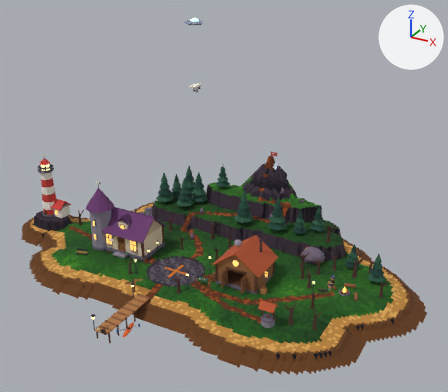
The glTF model public/models/island.glb as it was, and as the next commit left it.
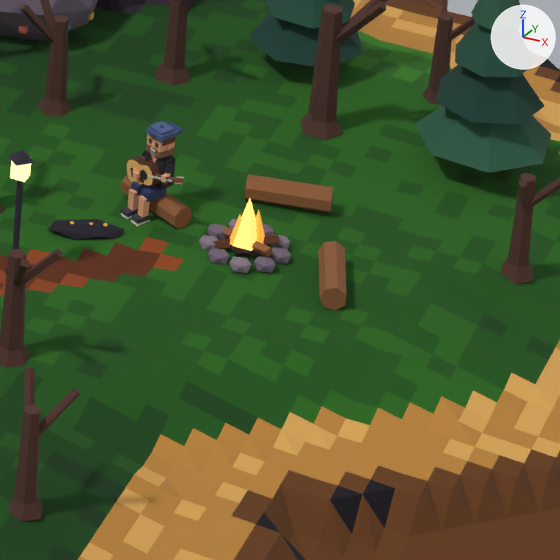
Old and new are each drawn whole from a camera (50 mm lens) standing at (50.5, -82.5, 53.7) and looking at (5.8, -1.3, 13.2) and again close up on the part from 69% to 86% of the width and 66% to 85% of the height. The lights are fixed; the arrows at upper right show +X, +Y and +Z. The first two pictures are the older version. Where no turn or scale is listed for an object, it has been applied to the vertices. Vertices at exactly the same position are counted once.

The first close-up shows 'boulder.001', 'campfire_base', 'log.003', 'pine', 'pine.001', 'terrain', 'trunk.002', 'trunk.007', 'trunk.009', 'trunk.018', 'trunk.021', 'vincent.001' and 10 more.
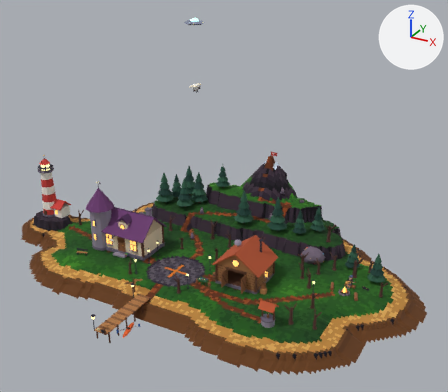
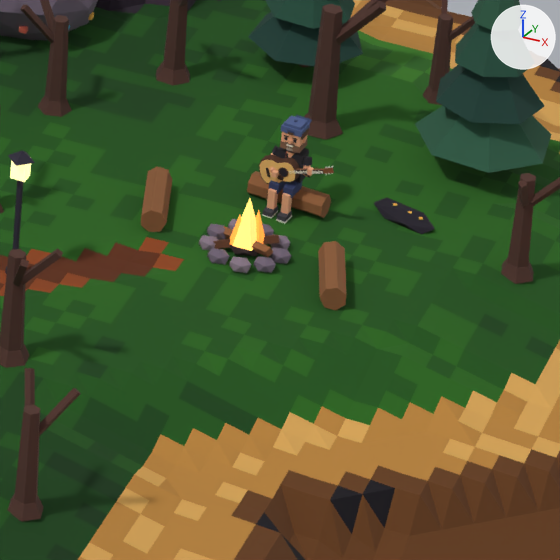
ob_vincent is not drawn itself; it is the parent of ob_arm_strum, ob_guitar, ob_vincent_001.
ob_guitar_case is not drawn itself; it is the parent of ob_guitar_case_001.
ob_log_002 is not drawn itself; it is the parent of ob_log_003.

Patch to the scene script:
```diff
--- a/public/models/island.glb.py
+++ b/public/models/island.glb.py
@@ me_vincent @@
 # used by ob_vincent_001; parent = ob_vincent; location = (0.0, 0.0, 0.0)
-me_vincent.from_pydata(...)  # 332 vertices, 500 faces; spans x -0.85..0.85, y -0.74..0.46, z 0.0..2.09
+me_vincent.from_pydata(...)  # 148 vertices, 224 faces; spans x -0.85..0.85, y -0.74..0.26, z 0.0..1.49
+# me_vincent part 1: 23 loose pieces with 184 vertices, spanning x -0.26..0.24, y -0.74..0.46, z 0.0..2.09, are deleted
 me_vincent.materials.append(mat_c_8a5a36)
@@ me_vincent @@
 me_vincent.materials.append(mat_c_b5562d)
-me_vincent.materials.append(mat_c_7a5a44)  # brown #7a5a44
-me_vincent.materials.append(mat_c_9c8f82)  # brown #9c8f82
-me_vincent.materials.append(mat_c_f6efe4)  # white #f6efe4
-me_vincent.materials.append(mat_c_1d1a24)  # black #1d1a24
-me_vincent.materials.append(mat_c_5a3e2c)  # brown #5a3e2c
-me_vincent.materials.append(mat_c_4d5d8a)  # blue #4d5d8a
-me_vincent.materials.append(mat_c_35426a)  # dark blue #35426a
 me_vincent.materials.append(mat_c_1b1b20)
@@ me_foot_tap @@
+me_foot_tap.from_pydata([(-0.133, -0.328, 0.05), (-0.133, -0.328, 0.15), (-0.1, 0.01, 0.05), (-0.1, 0.01, 0.15), (0.066, -0.348, 0.05), (0.066, -0.348, 0.15), (0.1, -0.01, 0.05), (0.1, -0.01, 0.15), (-0.139, -0.333, 0.0), (-0.139, -0.333, 0.05), (-0.104, 0.015, 0.0), (-0.104, 0.015, 0.05), (0.07, -0.354, 0.0), (0.07, -0.354, 0.05), (0.105, -0.006, 0.0), (0.105, -0.006, 0.05)], [], [(0, 1, 3), (0, 3, 2), (2, 3, 7), (2, 7, 6), (6, 7, 5), (6, 5, 4), (4, 5, 1), (4, 1, 0), (2, 6, 4), (2, 4, 0), (7, 3, 1), (7, 1, 5), (8, 9, 11), (8, 11, 10), (10, 11, 15), (10, 15, 14), (14, 15, 13), (14, 13, 12), (12, 13, 9), (12, 9, 8), (10, 14, 12), (10, 12, 8), (15, 11, 9), (15, 9, 13)])
+for i in [*range(12, 24)]: me_foot_tap.polygons[i].material_index = 1
+me_foot_tap.materials.append(mat_c_3b3a42)  # dark grey #3b3a42
+me_foot_tap.materials.append(mat_c_d9d3c7)  # light grey #d9d3c7
@@ ob_vincent @@
 ob_vincent = bpy.data.objects.new('vincent', None)
-ob_vincent.location = (24.8, -0.4, 0.983)
-ob_vincent.rotation_euler = (0.0, 0.0, -0.5)  # degrees (0, 0, -29)
+ob_vincent.location = (27.2, 1.2, 0.972)
+ob_vincent.rotation_euler = (0.0, 0.0, -0.1)  # degrees (0, 0, -5.7)
@@ ob_guitar_case @@
 ob_guitar_case = bpy.data.objects.new('guitar_case', None)
-ob_guitar_case.location = (23.8, -1.9, 0.962)
-ob_guitar_case.rotation_euler = (0.0, 0.0, 0.4)  # degrees (0, 0, 23)
+ob_guitar_case.location = (29.5, 2.0, 0.882)
+ob_guitar_case.rotation_euler = (0.0, 0.0, -0.4)  # degrees (0, 0, -23)
@@ ob_log_002 @@
 ob_log_002 = bpy.data.objects.new('log.002', None)
-ob_log_002.location = (27.2, 1.2, 0.972)
-ob_log_002.rotation_euler = (0.0, 0.0, 0.2)  # degrees (0, 0, 11)
+ob_log_002.location = (24.8, -0.4, 0.983)
+ob_log_002.rotation_euler = (0.0, 0.0, -1.3)  # degrees (0, 0, -74)
@@ ob_head @@
+ob_head = bpy.data.objects.new('head', me_head)  # 168 vertices, 252 faces; spans x -0.251..0.251, y -0.242..0.476, z 0.005..0.64; in mat_c_e3a680 (beige #e3a680), mat_c_7a5a44 (brown #7a5a44), mat_c_9c8f82 (brown #9c8f82), mat_c_f6efe4 (white #f6efe4), mat_c_1d1a24 (black #1d1a24), mat_c_5a3e2c (brown #5a3e2c), mat_c_4d5d8a (blue #4d5d8a), mat_c_35426a (dark blue #35426a)
+ob_head.location = (27.2, 1.2, 2.42)
@@ ob_foot_tap @@
+ob_foot_tap = bpy.data.objects.new('foot_tap', me_foot_tap)
+ob_foot_tap.location = (27.0, 0.83, 0.97)
```

Location of each change, [x1, y1, x2, y2] in pixels of the close-ups (560 x 560 px):
'vincent.001', reshaped, moved, turned
    before: [121, 121, 192, 229]
    after: [247, 147, 331, 224]
'log.003', moved, turned
    before: [245, 174, 333, 213]
    after: [141, 166, 172, 232]
'guitar_case.001', moved, turned
    before: [48, 219, 125, 240]
    after: [374, 197, 434, 234]
'guitar', moved, turned
    before: [126, 156, 184, 186]
    after: [259, 155, 334, 184]
'head', added
    after: [280, 115, 312, 153]
    faces in mat_c_4d5d8a (blue #4d5d8a): [281, 115, 310, 137]
    faces in mat_c_e3a680 (beige #e3a680): [281, 132, 308, 147]
    faces in mat_c_7a5a44 (brown #7a5a44): [280, 139, 308, 153]
'arm_strum', moved, turned
    before: [133, 150, 147, 179]
    after: [269, 145, 279, 178]
'foot_tap', added
    after: [262, 206, 278, 218]
part 1 of me_vincent, deleted
    before: [121, 121, 184, 219]
